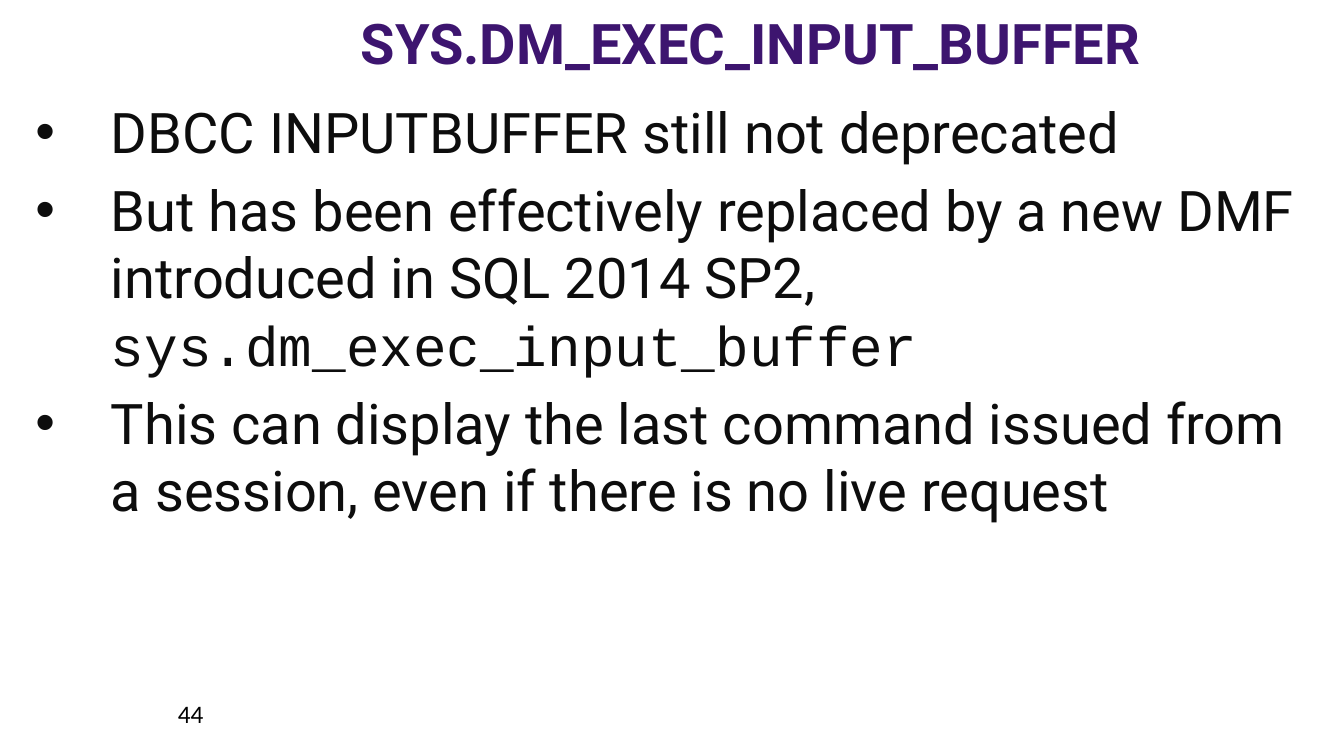
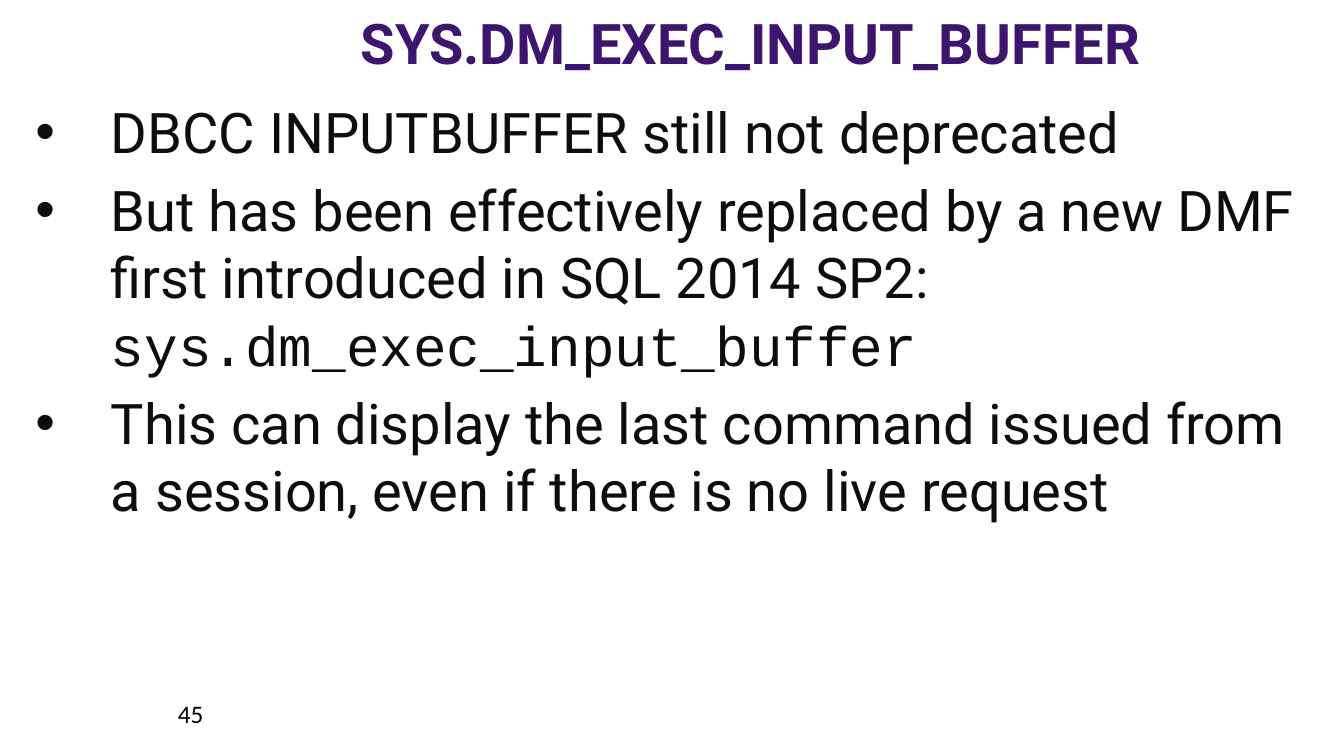
Before and after one commit to williamadba/Public-Presentations, a slide deck: slide 45 of SQLSat Pensacola 2019/DBA Best Practices with DMVs.pptx (slide 44 before the commit). Drawn at 1344x756 pixels with LibreOffice and Linux fonts; fonts in the diff are those of the drawing. Boxes give left, top, right and bottom in pixels: in the first picture for what was removed or moved away, otherwise in the second. Text is boxed around its words. In the diff, an @@ line names an element or a change of style, - is before the commit and + after.

```diff
--- a/SQLSat Pensacola 2019/DBA Best Practices with DMVs.pptx
+++ b/SQLSat Pensacola 2019/DBA Best Practices with DMVs.pptx
@@ text at (111,188,1293,378): text changed @@
-• But has been effectively replaced by a new DMF introduced in SQL 2014 SP2, sys.dm_exec_input_buffer
+• But has been effectively replaced by a new DMF first introduced in SQL 2014 SP2: sys.dm_exec_input_buffer
@@ page number at (178,706,204,723): text changed @@
-44
+45
```
Also in this commit, not shown: 5 other slides changed.
